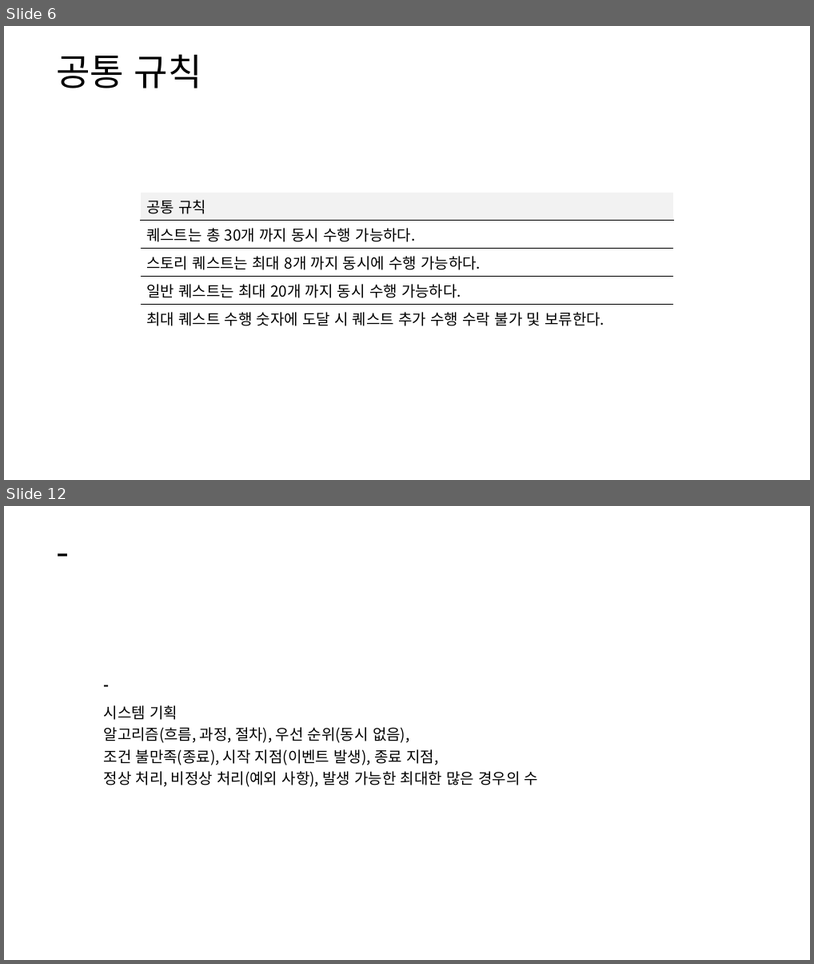
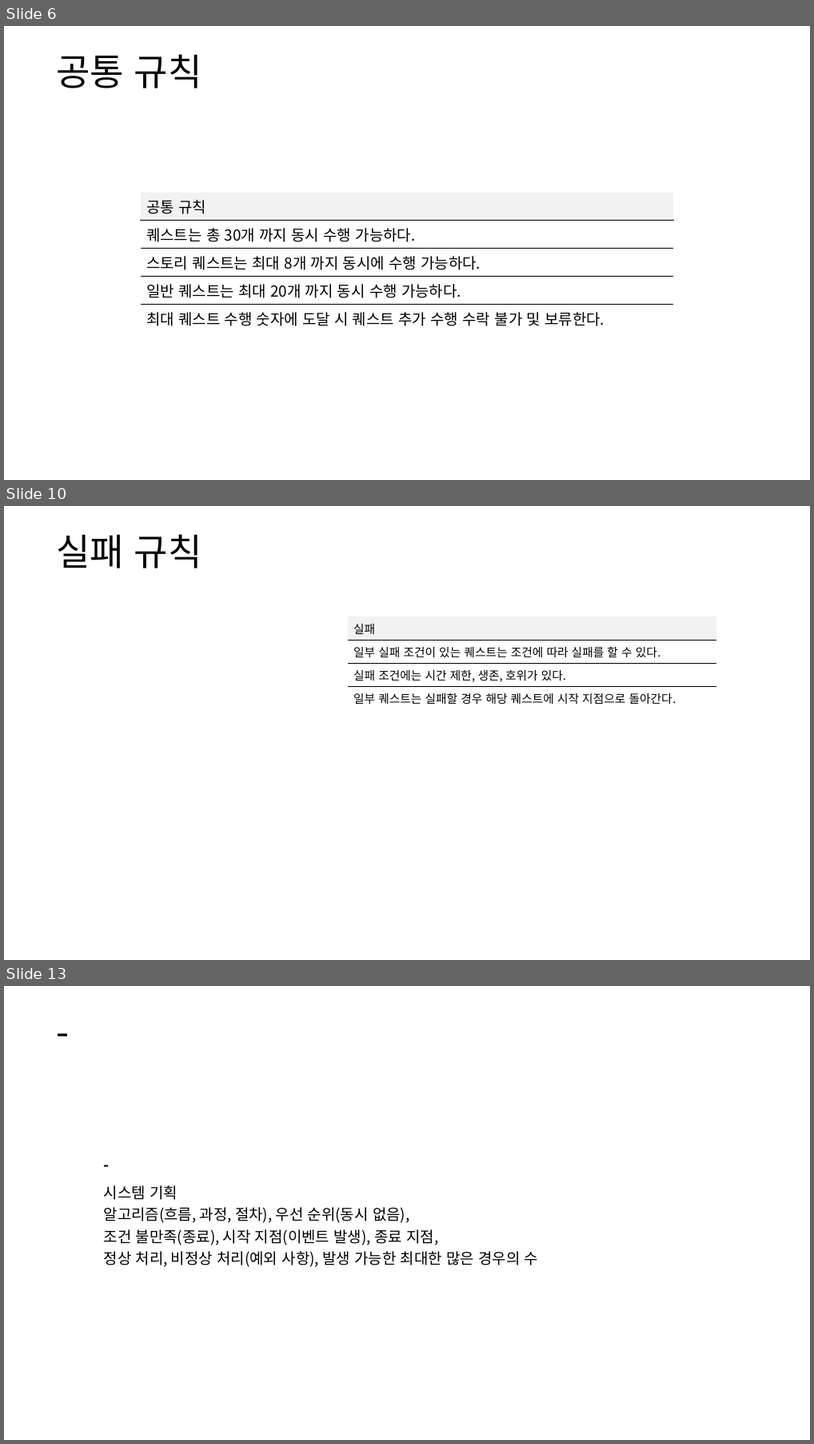
Before and after one commit to yjk0401/unityenginebasic_9th, a slide deck: 기획/방랑엽사전/퀘스트 시스템 기획서.pptx. Shown one above the other, each under a label of ours: slides 6 and 12 before the commit, slides 6, 10 and 13 after it; the slides between them are not shown. The pictures are 814x964 and 814x1444 pixels, drawn with LibreOffice and Linux fonts; fonts in the diff are those of the drawing. Boxes give left, top, right and bottom in pixels: in the first picture for what was removed or moved away, otherwise in the second. Text is boxed around its words. In the diff, an @@ line names an element or a change of style, - is before the commit and + after.

```diff
--- a/기획/방랑엽사전/퀘스트 시스템 기획서.pptx
+++ b/기획/방랑엽사전/퀘스트 시스템 기획서.pptx
@@ slide 10 added at (4, 506, 810, 960), background #FFFFFF @@
@@ text added at (56, 534, 202, 568), 44 pt, text #000000 @@
+실패 규칙
@@ table added at (348, 616, 717, 707), 4 rows, 1 columns @@
+실패
+일부 실패 조건이 있는 퀘스트는 조건에 따라 실패를 할 수 있다.
+실패 조건에는 시간 제한, 생존, 호위가 있다.
+일부 퀘스트는 실패할 경우 해당 퀘스트에 시작 지점으로 돌아간다.
@@ what was slide 12 is now slide 13 @@
```
Also in this commit, not shown: 5 slides changed, 3 other files.
